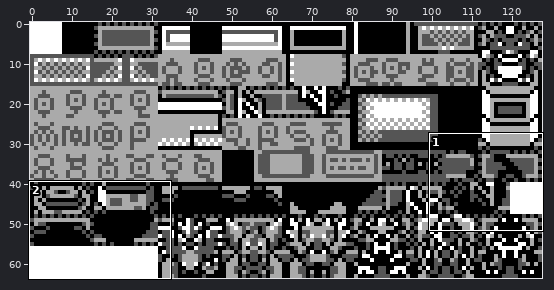
File history of a sprite sheet, gfx/tilesets/26.png. Above, an overview of the earlier version with the close-up marked.
Close-up. Old version:
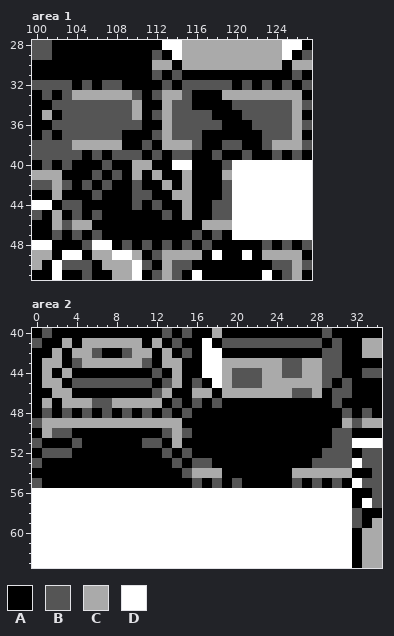
The file is 128x64 pixels. Shown: area 1: x 100..127, y 28..51; area 2: x 0..34, y 40..63.
Palette (. is transparent): A #000000  B #555555  C #aaaaaa  D #ffffff
Pixels before, area 1, first column x 100:
28 BBAAAAAAAAAAADDCCCCCCCCCCDDA
29 BBAAAAAAAAAABADCCCCCCCCCCDAB
30 AAAAAAAAAAAACCACCCCCCCCCCACC
31 AAAAAAAAAAAABABAAAAAAAAAAABA
32 BBBBABABBAAAABABBBBBABABABAB
33 ABABCCCCCCBABCCBAAACCCCCCCCA
34 AABBBBBBBBCAACBBAAAABBBBBBCB
35 ACABBBBBBBCABCBBBBAAABBBBBCA
36 AABBBBBBBBBAACBBBBBAAABBBBCB
37 ABABBBBBBAAABCBBBAAAAAABBBCA
38 BBBBCCCCCAABACCCBAABBAABCCCB
39 BBBBBABABBBABABBAABAABAABABA
40 ABABAAABAACCAADDAAABDDDDDDDD
41 CCCAAABABACACAACAAACDDDDDDDD
42 BBCBABABAABAACACAAABDDDDDDDD
43 AACAAABAAABBAACCAAABDDDDDDDD
44 DDABBAAAAABABAACAABBDDDDDDDD
45 BACABABAAAAAABACAABBDDDDDDDD
46 AACBCCAAAAAAAAAAACCCDDDDDDDD
47 AABABABAAAAAAAAABABADDDDDDDD
48 DDAAABDDABABABABABAAAAABABAB
49 CCADDACCDDCABCCCCADAADACCCCA
50 CADBBBACCCDBACBBAAAAAAAABBCB
51 AADAABAACCDABCBADAAAAAADABCA
Pixels before, area 2, first column x 0:
40 ABAAAAAAAAAAABABAACAAAAAAAAAABAAAAA
41 BAACACCCCCCACABAADABBBBBBBBBBABAACC
42 AACACCBAABCCACABADDAAAAAAAAAABBAACC
43 ACCABCCCCCCBACCAADDCCCCCCBBCCBBAAAA
44 ACACAAAAAAAABACAADDCBBBCCBBCCBBAABB
45 ACCABBBBBBBBABCABADCBBBCCCCCCBABAAA
46 AACCAAAAAAAABCAACCACCCCCCCBBCABBAAA
47 ACACCCBBCCCCCABABABAAAAAAAAAAABAAAA
48 ABABABABABABABABAAAAAAAAAAAAAAABABA
49 BCCCCCCCCCCCCCCAAAAAAAAAAAAAAAACBCC
50 ACBBAAAAAAAAABCBAAAAAAAAAAAAAABBAAA
51 BAAABAAAAAABBACAAAAAAAAAAAAAAABBDDD
52 ABBBAAAAAAAAABABAAAAAAAAAAAAABBBABB
53 BAAAAAAAAAAAAABABBAAAAAAAAAABBBBDBB
54 AAAAAAAAAAAAAAABCCCAAAAAAACCCCCCAAB
55 BAAAAAAAAAAAAAAABABABAAAAABABABADBB
56 DDDDDDDDDDDDDDDDDDDDDDDDDDDDDDDDAAB
57 DDDDDDDDDDDDDDDDDDDDDDDDDDDDDDDDADB
58 DDDDDDDDDDDDDDDDDDDDDDDDDDDDDDDDBAA
59 DDDDDDDDDDDDDDDDDDDDDDDDDDDDDDDDBAC
60 DDDDDDDDDDDDDDDDDDDDDDDDDDDDDDDDACC
61 DDDDDDDDDDDDDDDDDDDDDDDDDDDDDDDDACC
62 DDDDDDDDDDDDDDDDDDDDDDDDDDDDDDDDACC
63 DDDDDDDDDDDDDDDDDDDDDDDDDDDDDDDDACC
Once edited:
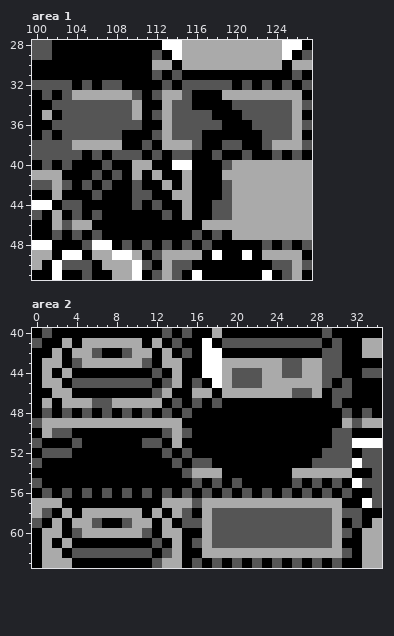
Change:
{"where": "area 1"}
{"y":40,"x":120,"old":"DDDDDDDD","new":"CCCCCCCC"}
{"y":41,"x":120,"old":"DDDDDDDD","new":"CCCCCCCC"}
{"y":42,"x":120,"old":"DDDDDDDD","new":"CCCCCCCC"}
{"y":43,"x":120,"old":"DDDDDDDD","new":"CCCCCCCC"}
{"y":44,"x":120,"old":"DDDDDDDD","new":"CCCCCCCC"}
{"y":45,"x":120,"old":"DDDDDDDD","new":"CCCCCCCC"}
{"y":46,"x":120,"old":"DDDDDDDD","new":"CCCCCCCC"}
{"y":47,"x":120,"old":"DDDDDDDD","new":"CCCCCCCC"}
{"where": "area 2"}
{"y":56,"x":0,"old":"DDDDDDDDDDDDDDDDDDDDDDDDDDDDDDDD","new":"ABABABABABABABABABABABABABABABAB"}
{"y":57,"x":0,"old":"DDDDDDDDDDDDDDDDDDDDDDDDDDDDDDDD","new":"CCCAAAAAAAAAACCCBCCCCCCCCCCCCCCA"}
{"y":58,"x":0,"old":"DDDDDDDDDDDDDDDDDDDDDDDDDDDDDDDD","new":"CBACACCCCCCACACBACBBBBBBBBBBBBCB"}
{"y":59,"x":0,"old":"DDDDDDDDDDDDDDDDDDDDDDDDDDDDDDDD","new":"BACACCBAABCCACABBCBBBBBBBBBBBBCA"}
{"y":60,"x":0,"old":"DDDDDDDDDDDDDDDDDDDDDDDDDDDDDDDD","new":"ACCABCCCCCCBACCAACBBBBBBBBBBBBCB"}
{"y":61,"x":0,"old":"DDDDDDDDDDDDDDDDDDDDDDDDDDDDDDDD","new":"ACACAAAAAAAABACABCBBBBBBBBBBBBCA"}
{"y":62,"x":0,"old":"DDDDDDDDDDDDDDDDDDDDDDDDDDDDDDDD","new":"ACCABBBBBBBBABCAACCCCCCCCCCCCCCB"}
{"y":63,"x":0,"old":"DDDDDDDDDDDDDDDDDDDDDDDDDDDDDDDD","new":"ACCCAAAAAAAABCCABABABABABABABABA"}
